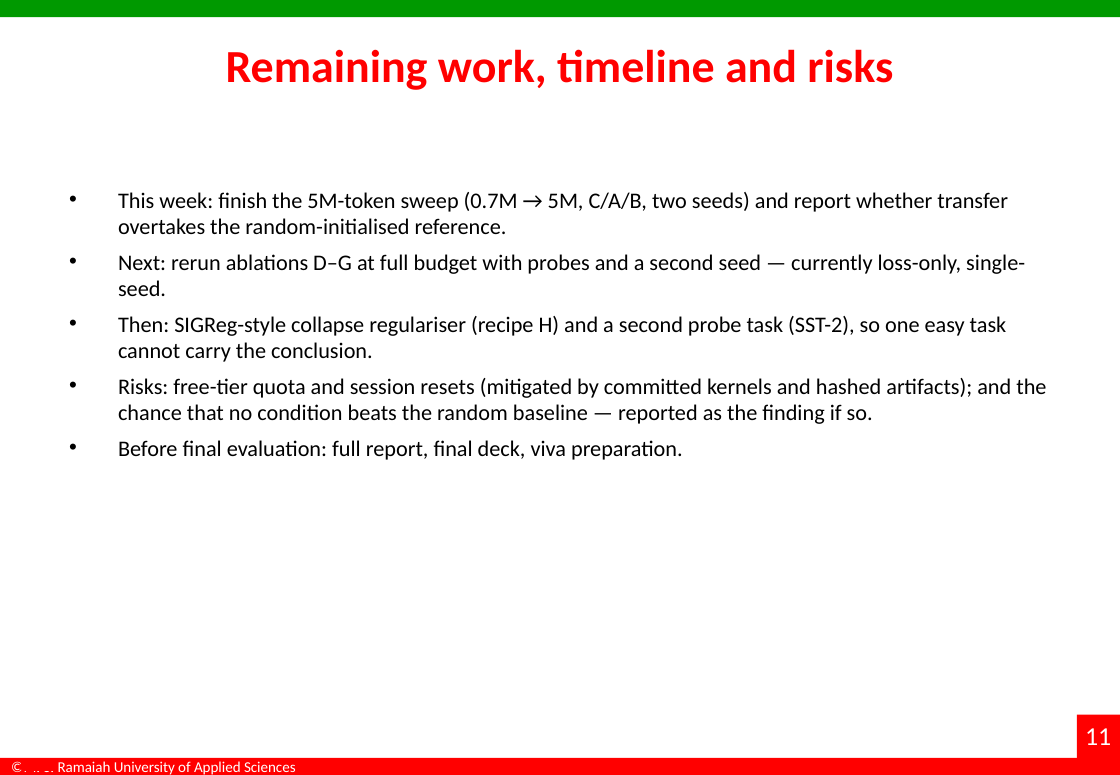
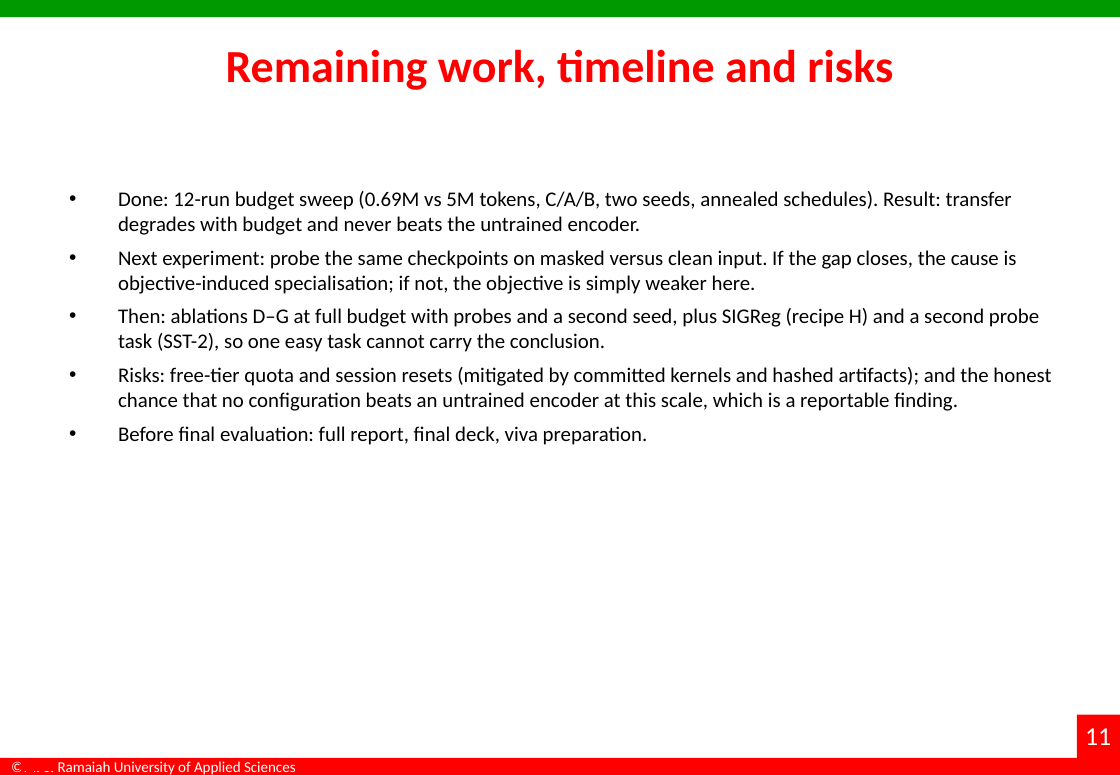
Before and after one commit to dakshadev/7th-sem, a slide deck: slide 11 of docs/Interim_Project_Presentation_7th-sem.pptx. Drawn at 1120x775 pixels with LibreOffice and Linux fonts; fonts in the diff are those of the drawing; background and template pictures are left out. Boxes give left, top, right and bottom in pixels: in the first picture for what was removed or moved away, otherwise in the second. Text is boxed around its words. In the diff, an @@ line names an element or a change of style, - is before the commit and + after.

Commit message:
results: annealed budget sweep — transfer degrades with budget and never beats the untrained encoder
Twelve runs (3 objectives x 2 seeds x 2 budgets) with the learning-rate schedule
annealed to zero in every run. No condition beats a random-initialised encoder at
either budget, and a 7x larger budget costs 0.04-0.05 accuracy while training loss
improves. The earlier non-annealed pass is kept and explicitly marked superseded.
Interim deck updated with the budget chart and corrected result wording.

```diff
--- a/docs/Interim_Project_Presentation_7th-sem.pptx
+++ b/docs/Interim_Project_Presentation_7th-sem.pptx
@@ text at [118,191,1051,411]: text changed; size 15.5 to 14.5 pt @@
-• This week: finish the 5M-token sweep (0.7M → 5M, C/A/B, two seeds) and report whether transfer overtakes the random-initialised reference.
-• Next: rerun ablations D–G at full budget with probes and a second seed — currently loss-only, single-seed.
-• Then: SIGReg-style collapse regulariser (recipe H) and a second probe task (SST-2), so one easy task cannot carry the conclusion.
-• Risks: free-tier quota and session resets (mitigated by committed kernels and hashed artifacts); and the chance that no condition beats the random baseline — reported as the finding if so.
+• Done: 12-run budget sweep (0.69M vs 5M tokens, C/A/B, two seeds, annealed schedules). Result: transfer degrades with budget and never beats the untrained encoder.
+• Next experiment: probe the same checkpoints on masked versus clean input. If the gap closes, the cause is objective-induced specialisation; if not, the objective is simply weaker here.
+• Then: ablations D–G at full budget with probes and a second seed, plus SIGReg (recipe H) and a second probe task (SST-2), so one easy task cannot carry the conclusion.
+• Risks: free-tier quota and session resets (mitigated by committed kernels and hashed artifacts); and the honest chance that no configuration beats an untrained encoder at this scale, which is a reportable finding.
@@ text at [118,426,648,445]: size 15.5 to 14.5 pt in "Before final evaluation: full report, final deck, ..." @@
```
Also in this commit, not shown: 2 other slides changed, 6 other files.
